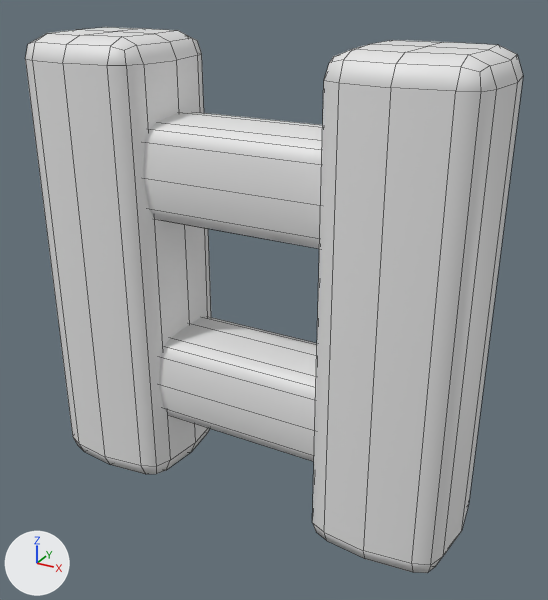
What one commit did to the FBX model Assets/- Asset Store/Custom/Blocks/Frostfields/ColdWood/ColdWood_Ladder.fbx.
One viewpoint serves both versions: a camera (50 mm lens) standing at (0.788, -1.354, 0.653) and looking at (0.039, 0.008, -0.027). The lights are fixed; the arrows at lower left show +X, +Y and +Z. The picture after the commit comes second. Mesh edges are drawn as thin lines. Materials are left out; every surface is plain grey. Objects named as collision shapes, trigger or cutter boxes, shadow casters or lower levels of detail are left out. Where no turn or scale is listed for an object, it has been applied to the vertices.

Script lines for the objects in view, before the commit:
```python
me_mesh_020 = bpy.data.meshes.new('Mesh.020')
me_mesh_020.from_pydata(...)  # 328 vertices, 320 faces; spans x -0.511..0.512, y -0.162..0.162, z -0.525..0.525
me_mesh_020.materials.append(mat_material)
ob_coldwood_ladder_lod0 = bpy.data.objects.new('ColdWood_Ladder_LOD0', me_mesh_020)
ob_coldwood_ladder_lod0.location = (0.0, 0.0, 0.0)
```
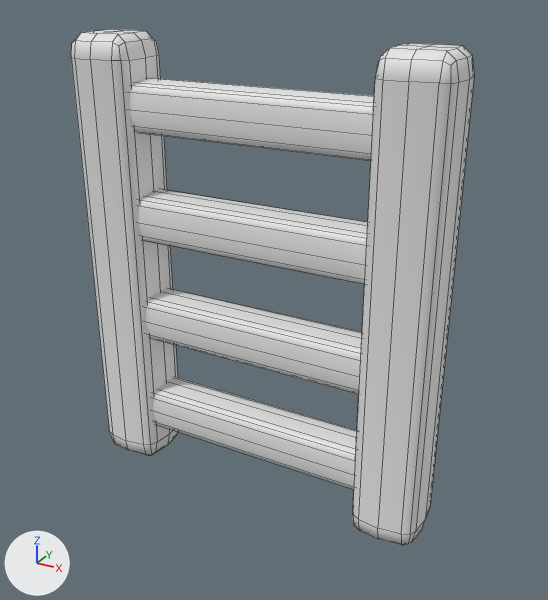
Pixel boxes [x1, y1, x2, y2] of what changed, in the pictures (548 x 600 px; the box of a moved part takes in the faces that stretch with it):
'ColdWood_Ladder_LOD0', reshaped (19% narrower): before [25, 27, 523, 573]; after [71, 29, 474, 545]
part 1 of me_mesh_020, moved or reshaped: before [312, 40, 523, 573]; after [353, 43, 474, 545]
part 2 of me_mesh_020, moved or reshaped: before [25, 27, 211, 474]; after [71, 29, 178, 456]
part 3 of me_mesh_020, added: after [129, 78, 374, 161]
part 4 of me_mesh_020, added: after [152, 377, 357, 490]
part 5 of me_mesh_020, added: after [145, 288, 362, 394]
part 6 of me_mesh_020, added: after [137, 189, 368, 285]
part 7 of me_mesh_020, deleted: before [143, 112, 323, 249]
part 8 of me_mesh_020, deleted: before [159, 317, 317, 462]

The edits, one by one:
me_mesh_020 is used by ob_coldwood_ladder_lod0; location (0.0, 0.0, 0.0).
me_mesh_020 had 328 vertices, 320 faces and spanned x -0.511..0.512, y -0.162..0.162, z -0.525..0.525.
me_mesh_020 now has 292 vertices, 224 faces and spans x -0.431..0.43, y -0.081..0.081, z -0.525..0.525.
me_mesh_020 part 1: the loose piece of 82 vertices spanning x 0.188..0.512, y -0.162..0.162, z -0.525..0.525 is scaled about its middle by (0.5, 0.5, 1).
me_mesh_020 part 2: the loose piece of 82 vertices spanning x -0.511..-0.188, y -0.162..0.162, z -0.525..0.525 is scaled about its middle by (0.5, 0.5, 1).
me_mesh_020 part 3: a new loose piece of 32 vertices spanning x -0.354..0.354, y -0.057..0.057, z 0.317..0.433.
me_mesh_020 part 4: a new loose piece of 32 vertices spanning x -0.354..0.354, y -0.056..0.056, z -0.433..-0.318.
me_mesh_020 part 5: a new loose piece of 32 vertices spanning x -0.354..0.354, y -0.057..0.057, z -0.183..-0.067.
me_mesh_020 part 6: a new loose piece of 32 vertices spanning x -0.354..0.354, y -0.057..0.057, z 0.067..0.183.
me_mesh_020 part 7: the loose piece of 82 vertices spanning x -0.275..0.275, y -0.114..0.114, z 0.134..0.366 is deleted.
me_mesh_020 part 8: the loose piece of 82 vertices spanning x -0.275..0.275, y -0.111..0.111, z -0.365..-0.135 is deleted.
